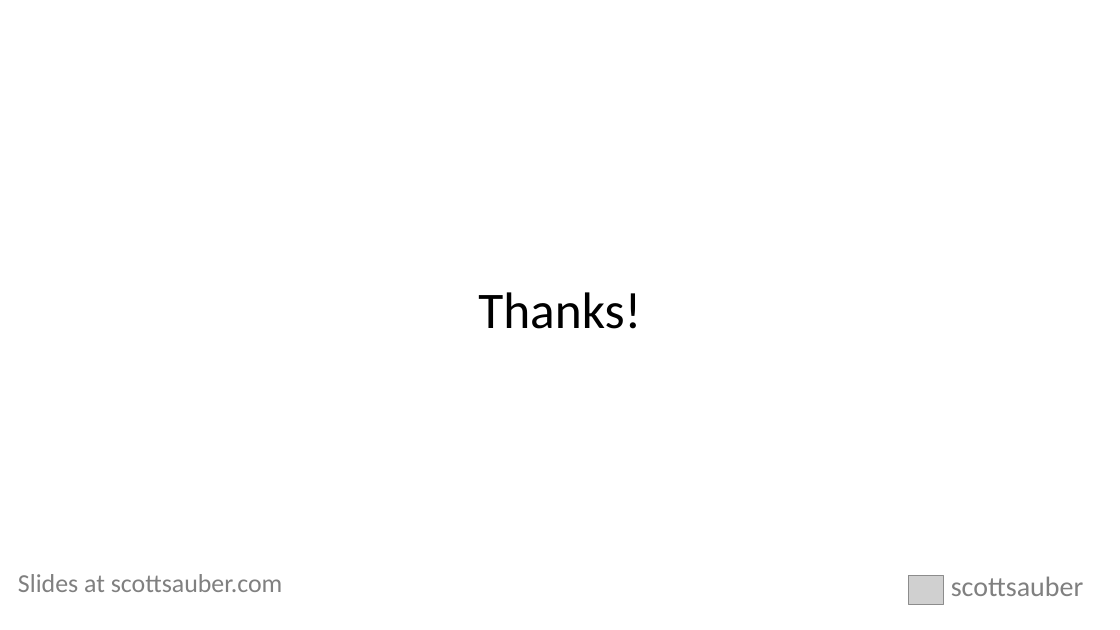
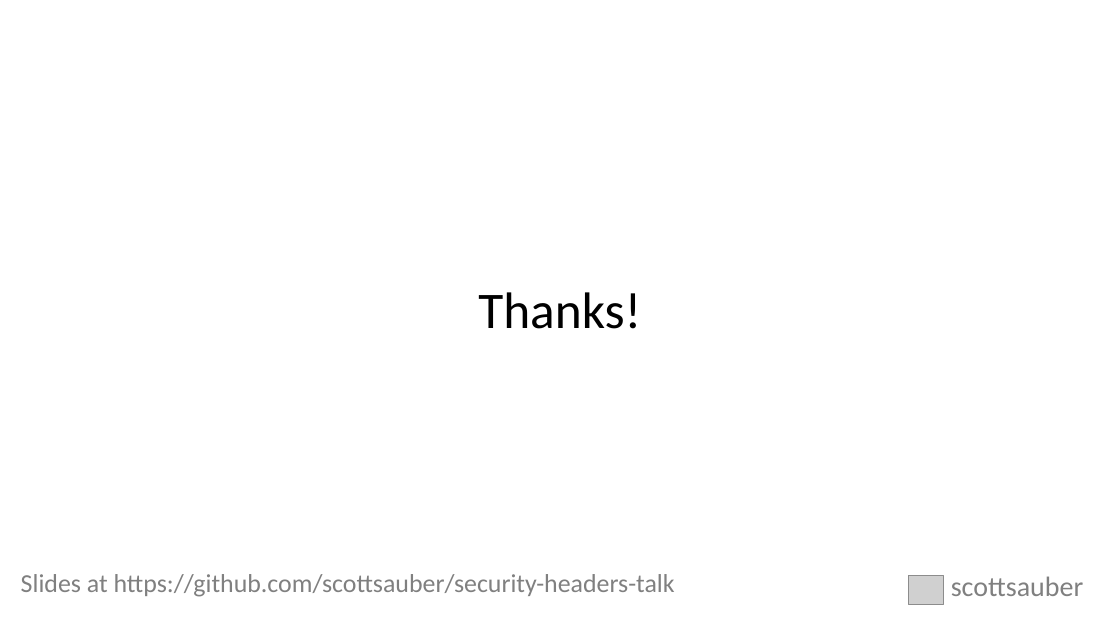
Before and after one commit to scottsauber/security-headers-talk, a slide deck: slide 69 of Security Headers Explained.pptx. Drawn at 1120x630 pixels with LibreOffice and Linux fonts; fonts in the diff are those of the drawing; grey boxes stand for pictures. Boxes give left, top, right and bottom in pixels: in the first picture for what was removed or moved away, otherwise in the second. Text is boxed around its words. In the diff, an @@ line names an element or a change of style, - is before the commit and + after.

```diff
--- a/Security Headers Explained.pptx
+++ b/Security Headers Explained.pptx
@@ text at (21,574,675,597): text changed @@
-Slides at scottsauber.com
+Slides at https://github.com/scottsauber/security-headers-talk
```
Also in this commit, not shown: 60 other slides changed, 1 slide added, 1 slide removed.
